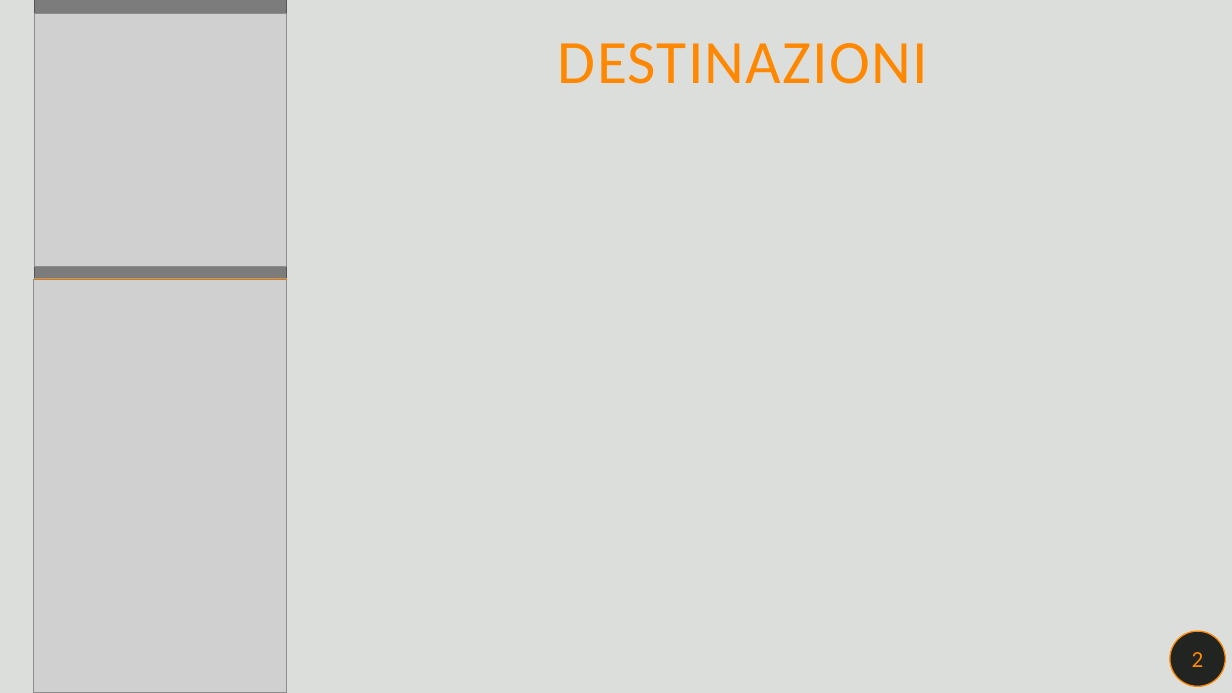
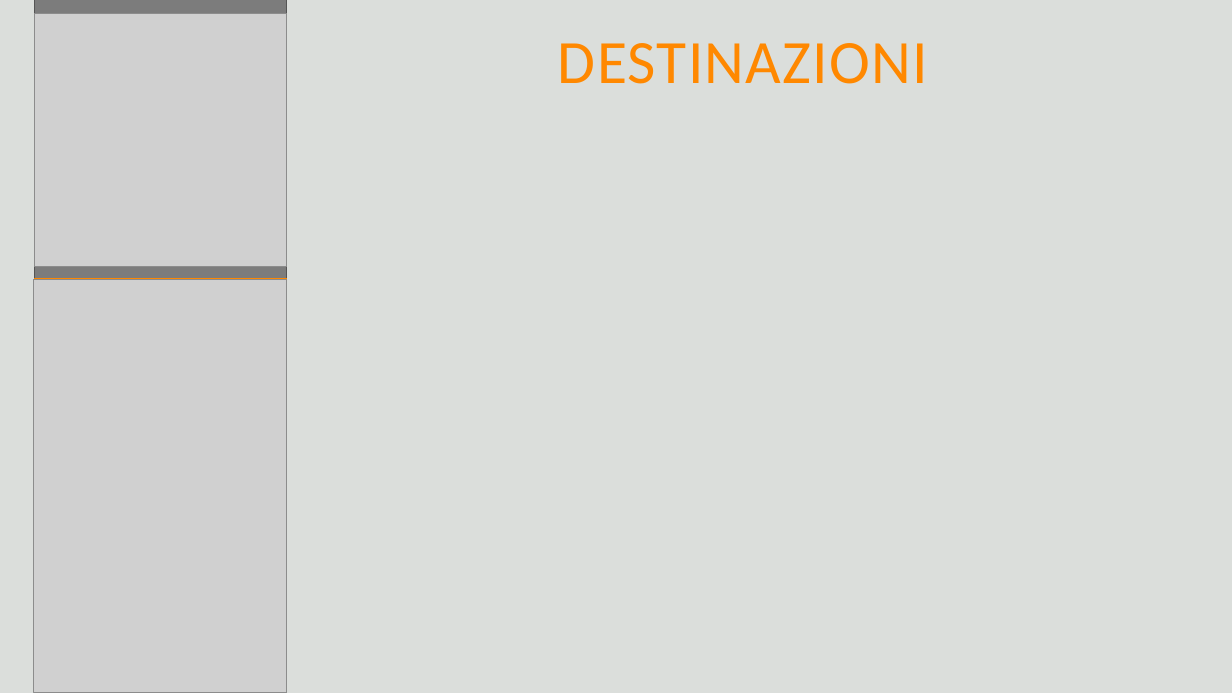
Before and after one commit to kevinmala00/PonyHelper, a slide deck: slide 7 of PresentazionePonyHelper.pptx (slide 9 before the commit). Drawn at 1232x693 pixels with LibreOffice and Linux fonts; fonts in the diff are those of the drawing; grey boxes stand for pictures. Boxes give left, top, right and bottom in pixels: in the first picture for what was removed or moved away, otherwise in the second. Text is boxed around its words. In the diff, an @@ line names an element or a change of style, - is before the commit and + after.

```diff
--- a/PresentazionePonyHelper.pptx
+++ b/PresentazionePonyHelper.pptx
@@ ellipse removed at (1170, 631, 1226, 687) @@
-2
```
Also in this commit, not shown: 9 other slides changed, 1 slide added, 3 slides removed.
